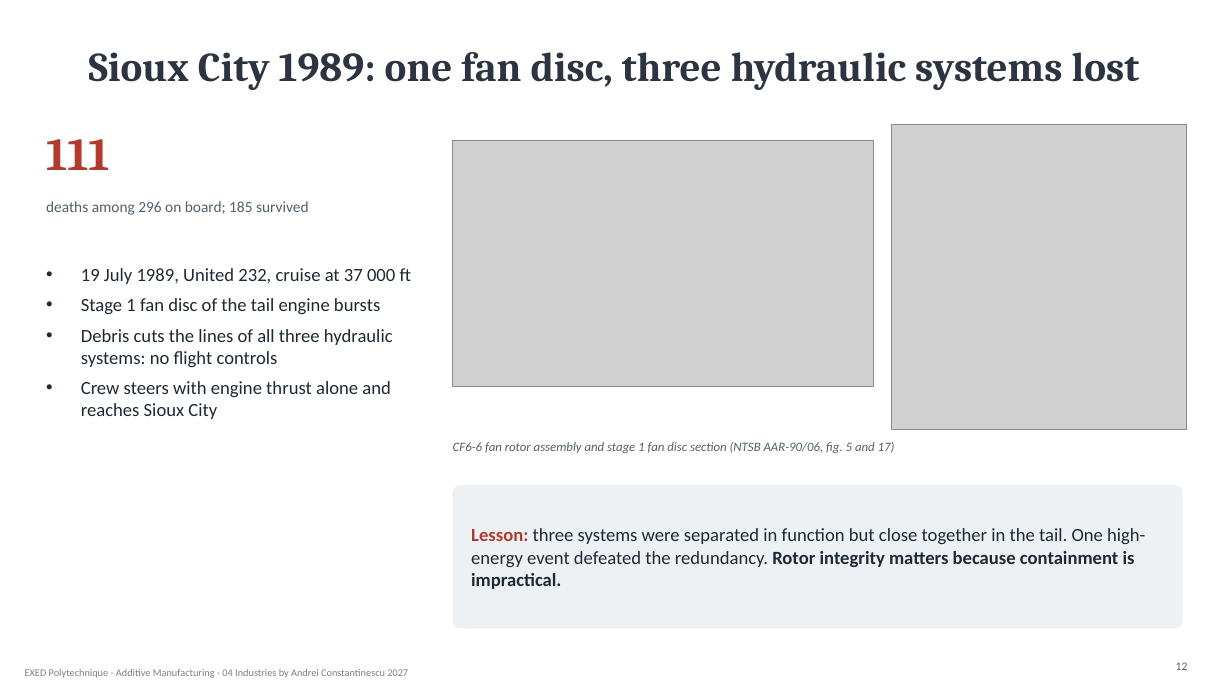
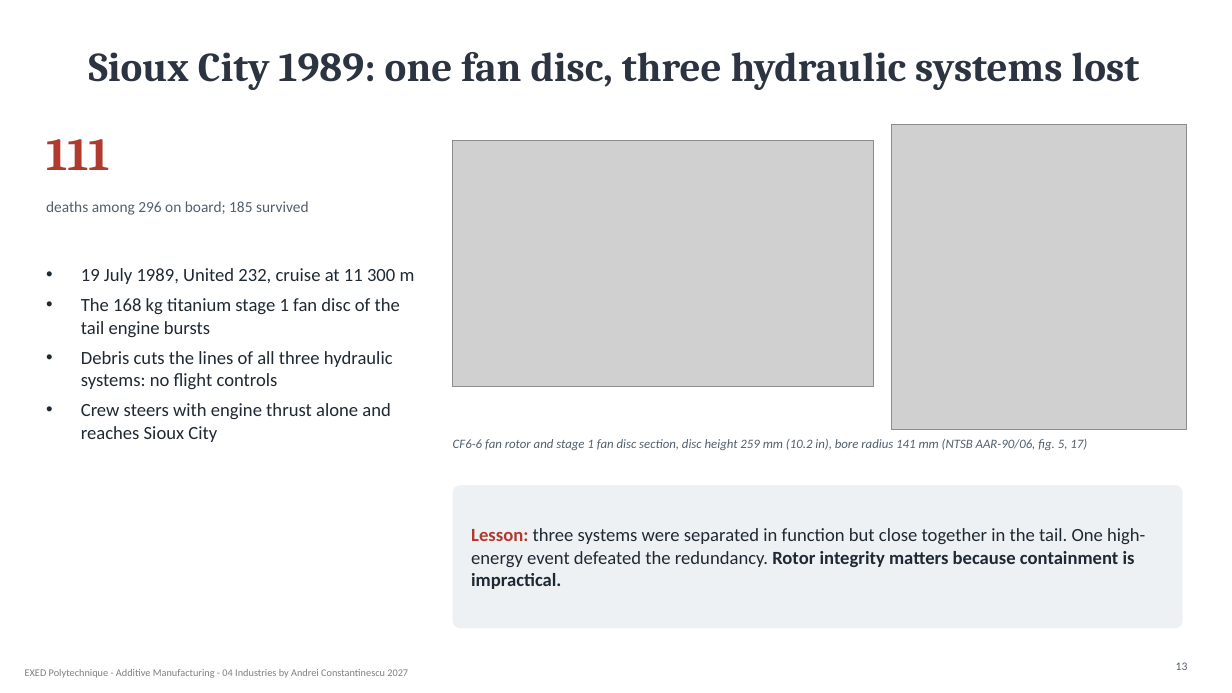
Before and after one commit to aconstant-lms/X-FabAdd, a slide deck: slide 13 of 04_industries/slides/04_risk_human_activities.pptx (slide 12 before the commit). Drawn at 1232x693 pixels with LibreOffice and Linux fonts; fonts in the diff are those of the drawing; grey boxes stand for pictures. Boxes give left, top, right and bottom in pixels: in the first picture for what was removed or moved away, otherwise in the second. Text is boxed around its words. In the diff, an @@ line names an element or a change of style, - is before the commit and + after.

```diff
--- a/04_industries/slides/04_risk_human_activities.pptx
+++ b/04_industries/slides/04_risk_human_activities.pptx
@@ text at [81, 268, 415, 337]: text changed @@
-• 19 July 1989, United 232, cruise at 37 000 ft
-• Stage 1 fan disc of the tail engine bursts
+• 19 July 1989, United 232, cruise at 11 300 m
+• The 168 kg titanium stage 1 fan disc of the tail engine bursts
@@ text at [453, 439, 1087, 450]: text changed @@
-CF6-6 fan rotor assembly and stage 1 fan disc section (NTSB AAR-90/06, fig. 5 and 17)
+CF6-6 fan rotor and stage 1 fan disc section, disc height 259 mm (10.2 in), bore radius 141 mm (NTSB AAR-90/06, fig. 5, 17)
```
Also in this commit, not shown: 5 other slides changed, 3 slides added, 10 other files.
